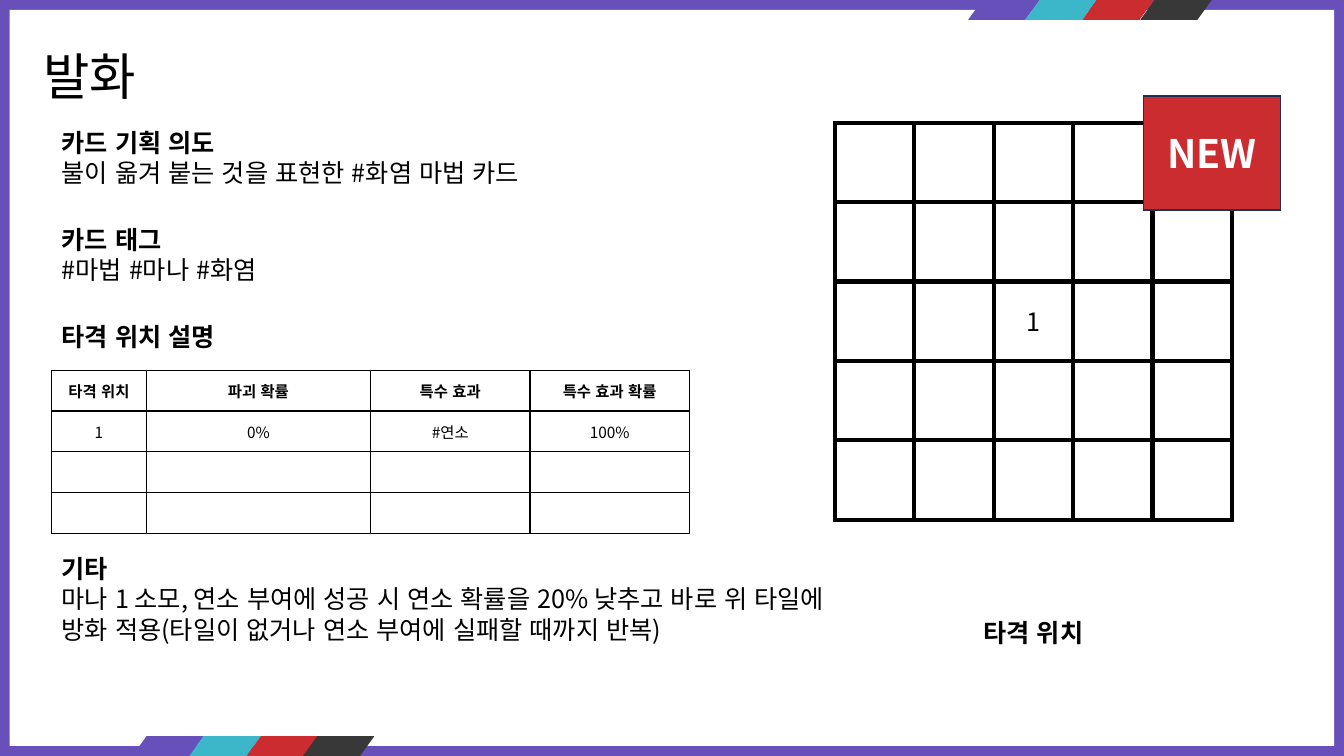
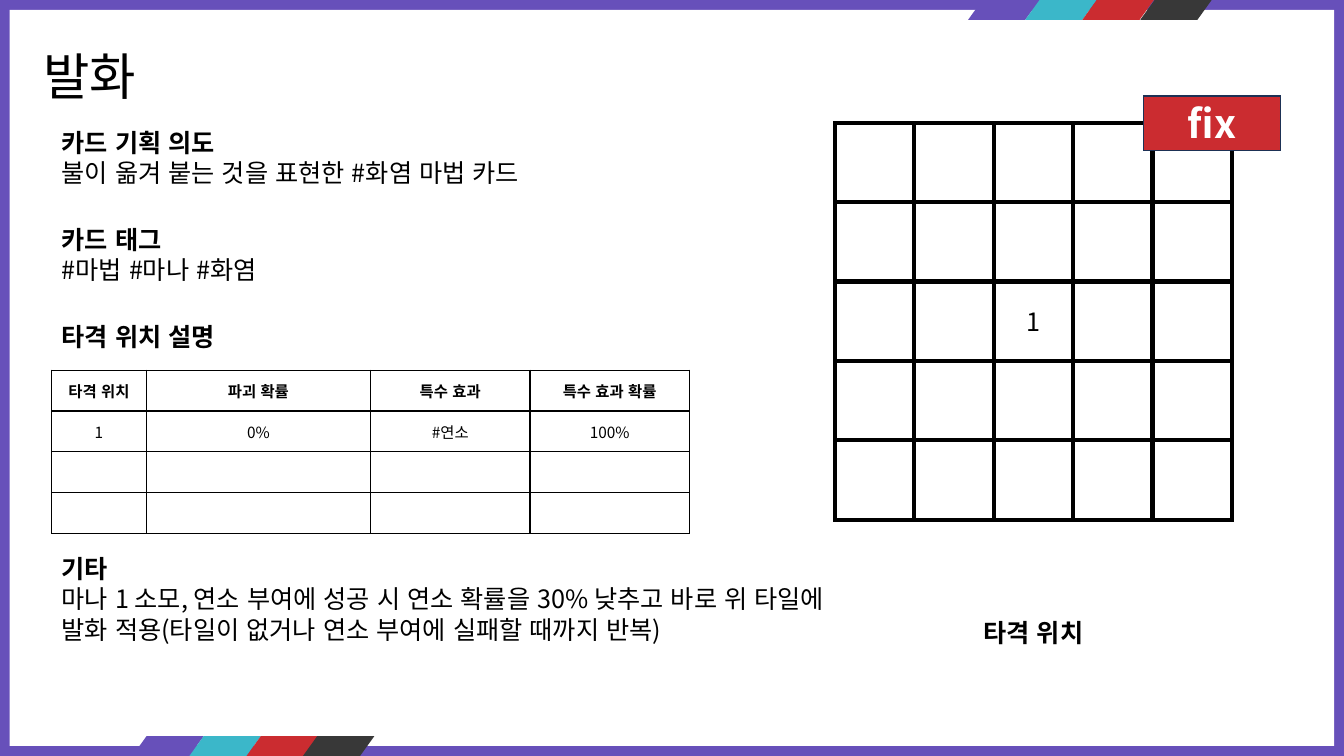
Before and after one commit to kauthor/FluffyDisdog, a slide deck: slide 30 of Plan/기획서/마법사.pptx. Drawn at 1344x756 pixels with LibreOffice and Linux fonts; fonts in the diff are those of the drawing. Boxes give left, top, right and bottom in pixels: in the first picture for what was removed or moved away, otherwise in the second. Text is boxed around its words. In the diff, an @@ line names an element or a change of style, - is before the commit and + after.

```diff
--- a/Plan/기획서/마법사.pptx
+++ b/Plan/기획서/마법사.pptx
@@ rectangle removed at [1144,96,1280,210] @@
-NEW
@@ rectangle added at [1144,96,1280,150], fill #CB2C30, outline #1E3256 1 pt, 28 pt, text #FFFFFF, bold @@
+fix
@@ rectangle added at [1152,123,1232,203], fill #FFFFFF, outline #000000 3 pt @@
@@ text at [62,587,825,644]: text changed @@
-마나 1 소모, 연소 부여에 성공 시 연소 확률을 20% 낮추고 바로 위 타일에 방화 적용(타일이 없거나 연소 부여에 실패할 때까지 반복)
+마나 1 소모, 연소 부여에 성공 시 연소 확률을 30% 낮추고 바로 위 타일에 발화 적용(타일이 없거나 연소 부여에 실패할 때까지 반복)
```
Also in this commit, not shown: 36 other slides changed.
